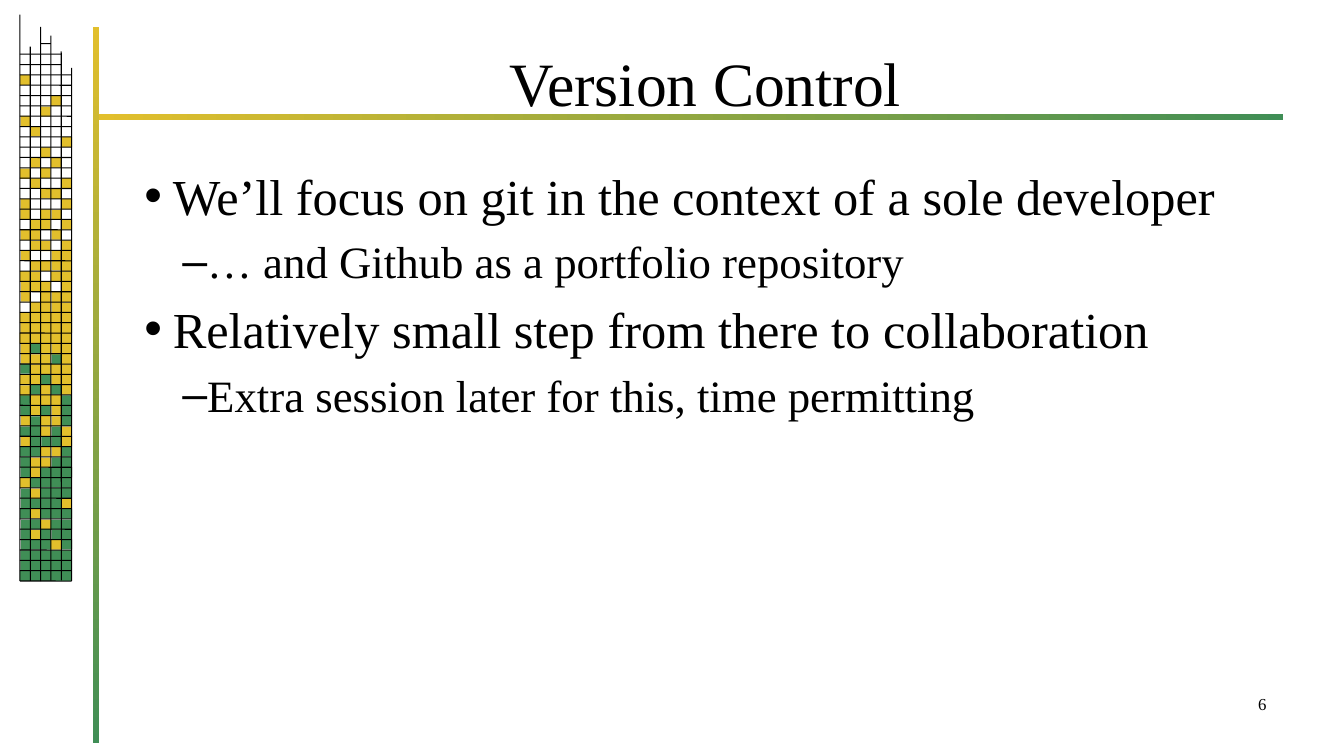
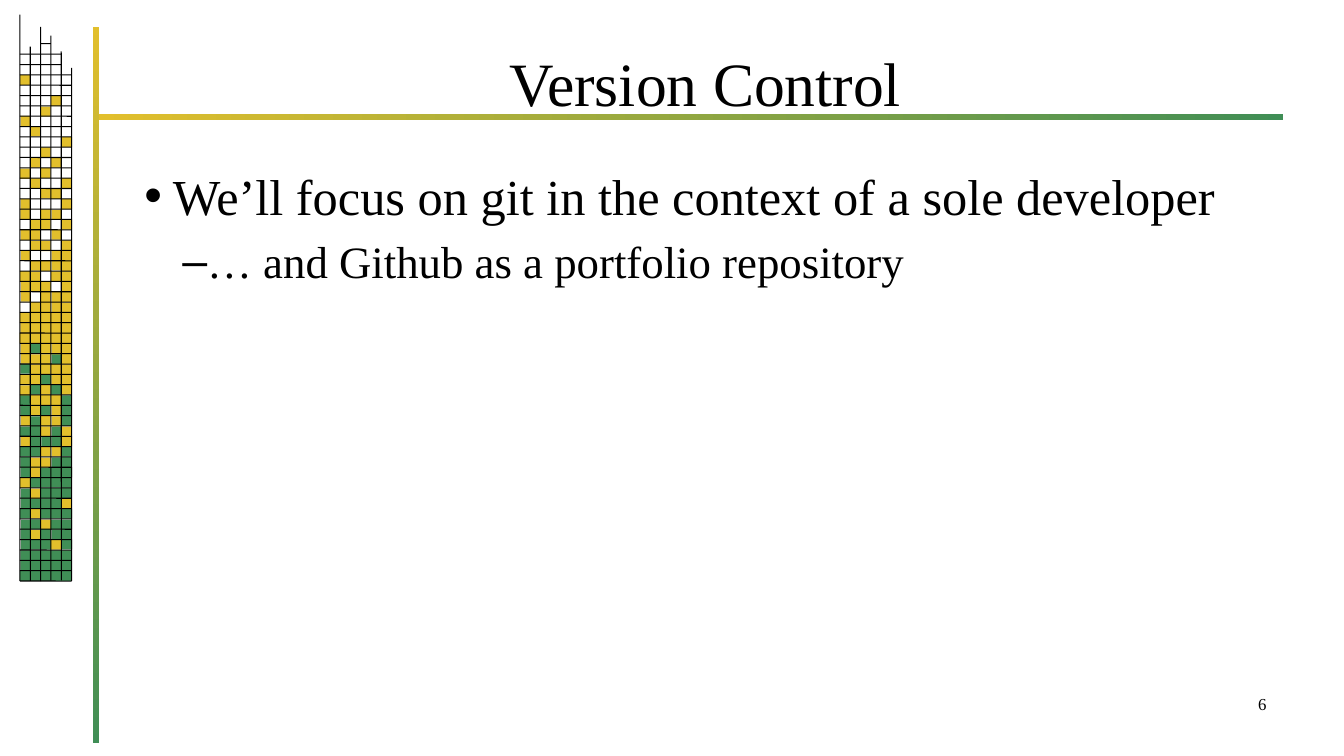
Before and after one commit to jrb28/git, a slide deck: slide 6 of 26bGit.pptx. Drawn at 1344x756 pixels with LibreOffice and Linux fonts; fonts in the diff are those of the drawing; background and template pictures are left out. Boxes give left, top, right and bottom in pixels: in the first picture for what was removed or moved away, otherwise in the second. Text is boxed around its words. In the diff, an @@ line names an element or a change of style, - is before the commit and + after.

```diff
--- a/26bGit.pptx
+++ b/26bGit.pptx
@@ text at [173, 312, 1149, 421]: paragraphs removed @@
-• Relatively small step from there to collaboration
-  – Extra session later for this, time permitting
```
Also in this commit, not shown: 22 other slides changed, 1 other file.
